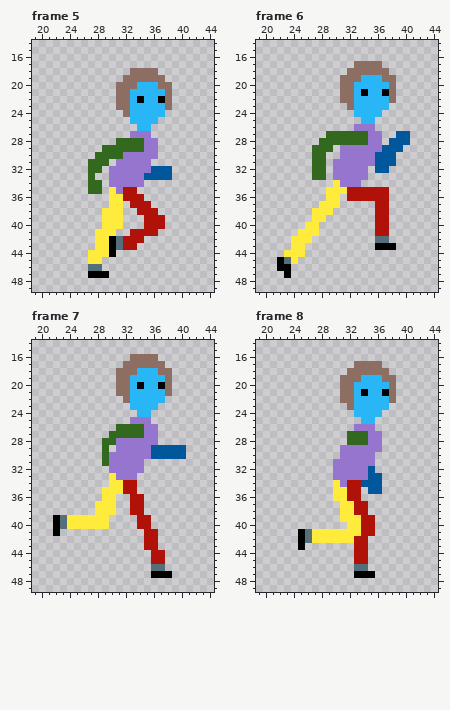
Pixel-art file: The Fallen Guardian/Assets/Art/Characters/Player/Move/Player_Move_Right.aseprite. That is the earlier state.
64x64 pixels, 8 frames. Shown: frame 5: x 19..44, y 14..49; frame 6: x 19..44, y 14..49; frame 7: x 19..44, y 14..49; frame 8: x 19..44, y 14..49. The commit also changed other frames, which this record leaves out.
The same view after the edit:
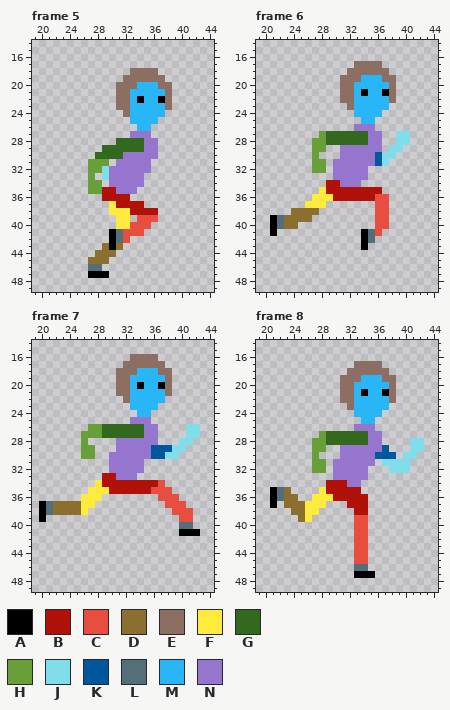
Palette (. is transparent): A #000000  B #b0120a  C #e84e40  D #8a6f30  E #8d6e63  F #ffeb3b  G #33691e  H #689f38  J #80deea  K #01579b  L #546e7a  M #29b6f6  N #9575cd
Change:
Changed rows in their new state; - is an unchanged pixel.
Frame 5:
first column x 27:
31 HHH---------
32 HHJ------...
33 H-J-----....
34 HH----------
35 HHBB-NN-----
36 --BBB-..----
37 ----BB--.---
38 --.--FB-----
39 --..-F-CCC.-
40 --..-FCCC..-
41 -..ALCCC..--
42 -..--C..----
43 -.D-D..-----
44 .DDD--------
45 DDD---------
Frame 6:
first column x 21:
27 -------H----------JJ
28 ------HH---------.JJ
29 ------HH.-------.JJ-
30 ------H.--------JJ--
31 ------HH--------J.--
32 ------HH-------..---
33 ------..------------
34 --------BB----------
35 -------FBBB-----.---
36 ------FF-BB----CC---
37 -----FF-..-----CC---
38 ---DDDD..------CC---
39 ALDDDD..-------CC---
40 ALDD-..--------CC---
41 A---...------ALC.---
42 ---...-------AL..---
43 ---..--------A-...--
44 --...---------------
45 -...----------------
46 -..-----------------
47 --.-----------------
Frame 7:
first column x 20:
26 -------HHGG----------JJ
27 ------HHHG-----------JJ
28 ------H--..---------JJ-
29 ------HH-.---------JJ--
30 ------HH-.--------JJ.--
31 ---------.-------------
33 ---------BB------------
34 --------FBBB--BBBC-----
35 -------FF-BB--BBCCC----
36 ------FFF..--..--CCC---
37 ALDDDDFF...--..---CCC--
38 ALDDDDF-...--..----CCC-
39 A-........----..----CC-
40 --........----..----LL-
41 --.------------..---AAA
42 ---------------..------
43 ---------------..------
44 ----------------..-----
45 ----------------..-----
46 ----------------..-----
47 ----------------...----
Frame 8:
first column x 21:
27 -------HGGG-----------
28 ------HHGGG---------JJ
29 ------HH--------K---JJ
30 ------H--------KKK-JJ-
31 ------HH--------JJJJ--
32 ------HH------.--JJJ--
33 --------------..------
34 --------BBBNN...------
35 ALD----FBBB---..------
36 ALDD--FFFBB--B--------
37 A-DDDFFF--.B----------
38 ---DDFF---..----------
39 ----DF----..CC.-------
40 -----------.CC.-------
41 ----........CC.-------
42 ----........CC--------
43 ----.-------CC--------
44 ------------CC--------
45 ------------CC--------
Where, in picture pixels (left, top, right, bottom), the same in both pictures:
changed: (88, 159, 172, 264)
changed: (270, 131, 410, 278)
changed: (39, 424, 200, 578)
changed: (270, 431, 424, 564)
